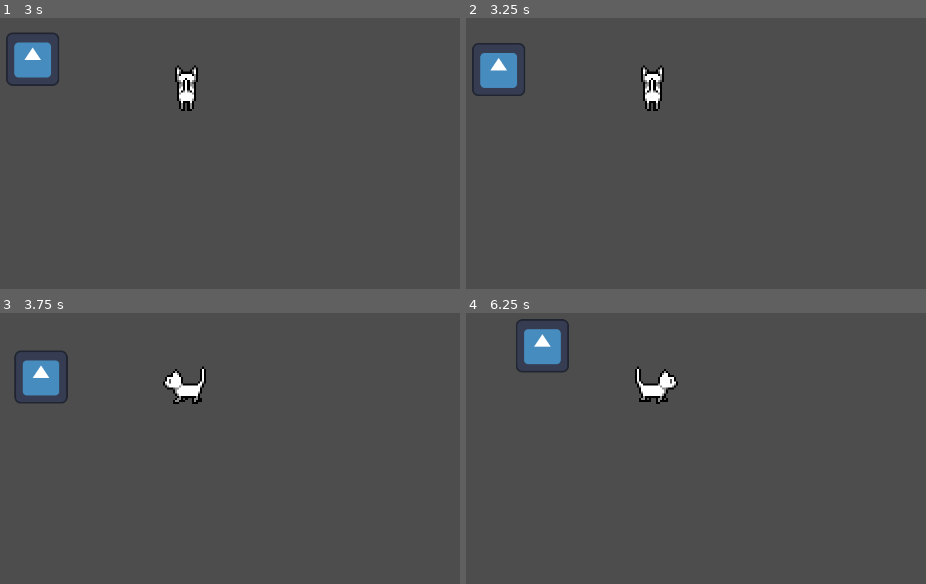
Above: before the commit, frames 1-4 (two rows, left to right).
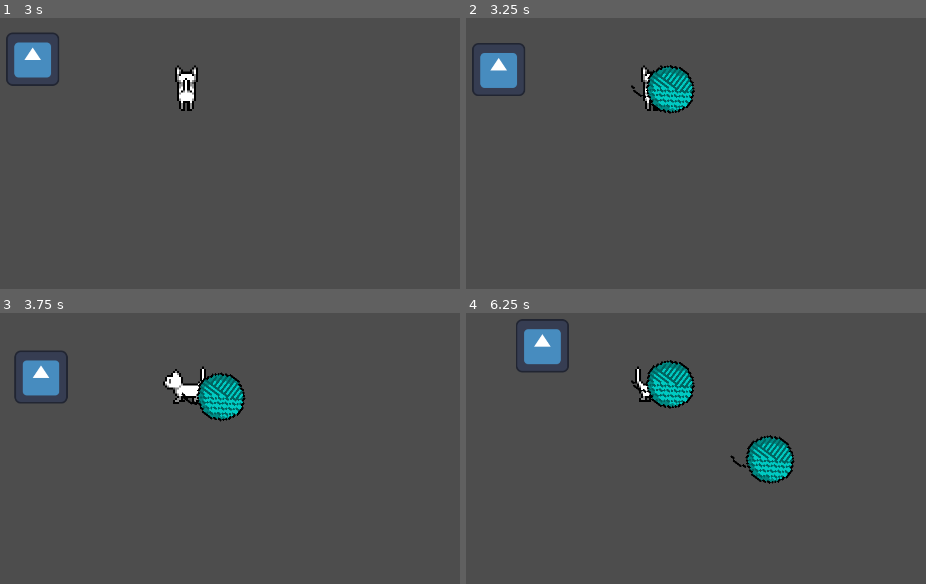
Above: after the commit, the same moments.

Repository: Liska2525/meow
Game: Godot game, scene res://main.tscn
The game is run twice, just before and just after one commit, with the same random seed, the same clock (stepped at 60 frames per second) and the same inputs. The engine's default icon, where the game draws it, is replaced by a stand-in: a white triangle on a blue panel in a dark square.
Inputs:
- Up to frame 1 (3 s): tap Enter at 0.5 s; hold Right (move_right) 0.53-1.28 s; hold Down (move_down) 1.28-2.03 s; hold Right (move_right) 2.03-2.78 s; hold Up (move_up) from 2.78 s (still down)
- Up to frame 2 (3.25 s): keep holding Up (move_up)
- Up to frame 3 (3.75 s): release Up (move_up) at 3.53 s; hold Left (move_left) from 3.53 s (still down)
- Up to frame 4 (6.25 s): release Left (move_left) at 5.03 s; hold Down (move_down) 5.03-5.78 s; hold Right (move_right) from 5.78 s (still down)

Frame 1 is identical in both runs. In frame 2, 1.5% of the frame differs, in the area x 35-50%, y 17-36%; in frame 3, 1.5%; in frame 4, 3.0%, in the area x 35-72%, y 17-64%.

Commit message:
created wool attack

Diff:
--- /dev/null
+++ b/Scenes/wool.tscn
@@ -0,0 +1,27 @@
+[gd_scene load_steps=4 format=3 uid="uid://rlk8l6xjutye"]
+
+[ext_resource type="Texture2D" uid="uid://b42brccoojqi" path="res://Assets/Attacks/wool.png" id="1_1bmxr"]
+
+[sub_resource type="Curve2D" id="Curve2D_mfiaf"]
+
+[sub_resource type="CircleShape2D" id="CircleShape2D_ks231"]
+radius = 60.0333
+
+[node name="Wool" type="Path2D" groups=["Attacks"]]
+curve = SubResource("Curve2D_mfiaf")
+
+[node name="PathFollow2D" type="PathFollow2D" parent="."]
+loop = false
+
+[node name="Wool" type="Node2D" parent="PathFollow2D"]
+
+[node name="Sprite2D" type="Sprite2D" parent="PathFollow2D/Wool"]
+texture_filter = 1
+position = Vector2(-9, 7)
+scale = Vector2(5, 5)
+texture = ExtResource("1_1bmxr")
+
+[node name="Area2D" type="Area2D" parent="PathFollow2D/Wool"]
+
+[node name="CollisionShape2D" type="CollisionShape2D" parent="PathFollow2D/Wool/Area2D"]
+shape = SubResource("CircleShape2D_ks231")
--- /dev/null
+++ b/Scripts/wool.gd
@@ -0,0 +1,20 @@
+extends Node2D
+
+var wool = preload("res://Scenes/wool.tscn")
+@export var attackrange = 100
+@export var speed = 100
+
+func _on_spawn_timer_timeout() -> void:
+	var instance = wool.instantiate()
+	instance.curve.add_point(Vector2(1,1).rotated(randf_range(0,6.28)).normalized() * attackrange)
+	instance.curve.add_point(get_parent().get_parent().global_position)
+	instance.get_child(0).loop = false
+	add_child(instance)
+
+func _physics_process(delta: float) -> void:
+	for child in self.get_children():
+		if child.is_in_group("Attacks"):
+			if child.get_node("PathFollow2D").progress_ratio == 1:
+				child.queue_free()
+			else:
+				child.get_node("PathFollow2D").progress += speed * delta
--- a/main.tscn
+++ b/main.tscn
@@ -1,7 +1,8 @@
-[gd_scene load_steps=5 format=3 uid="uid://weslxv1dhgyw"]
+[gd_scene load_steps=6 format=3 uid="uid://weslxv1dhgyw"]
 
 [ext_resource type="Script" path="res://Scripts/cat.gd" id="1_gi6gy"]
 [ext_resource type="SpriteFrames" uid="uid://te1fyn3motjs" path="res://Assets/Animations/gameboy1.tres" id="2_rgm8j"]
+[ext_resource type="Script" path="res://Scripts/wool.gd" id="3_8qimd"]
 [ext_resource type="Texture2D" uid="uid://bgspmh52n3blj" path="res://icon.svg" id="3_0810q"]
 
 [sub_resource type="CircleShape2D" id="CircleShape2D_bhwr1"]
@@ -30,8 +31,19 @@
 [node name="SitTimer" type="Timer" parent="Cat"]
 one_shot = true
 
+[node name="Attacks" type="Node2D" parent="Cat"]
+
+[node name="Wool" type="Node2D" parent="Cat/Attacks"]
+script = ExtResource("3_8qimd")
+attackrange = 30
+
+[node name="SpawnTimer" type="Timer" parent="Cat/Attacks/Wool"]
+wait_time = 3.0
+autostart = true
+
 [node name="Sprite2D" type="Sprite2D" parent="."]
 position = Vector2(678, 675)
 texture = ExtResource("3_0810q")
 
 [connection signal="timeout" from="Cat/SitTimer" to="Cat" method="_on_sit_timer_timeout"]
+[connection signal="timeout" from="Cat/Attacks/Wool/SpawnTimer" to="Cat/Attacks/Wool" method="_on_spawn_timer_timeout"]
--- a/project.godot
+++ b/project.godot
@@ -15,10 +15,18 @@
 config/features=PackedStringArray("4.3", "Forward Plus")
 config/icon="res://icon.svg"
 
+[autoload]
+
+Global="*res://Global.gd"
+
 [display]
 
 window/size/viewport_width=1920
 window/size/viewport_height=1280
+
+[global_group]
+
+Attacks=""
 
 [input]
 
Binary file added: Assets/Attacks/wool.png
Not shown, added: Assets/Attacks/wool.png.import
